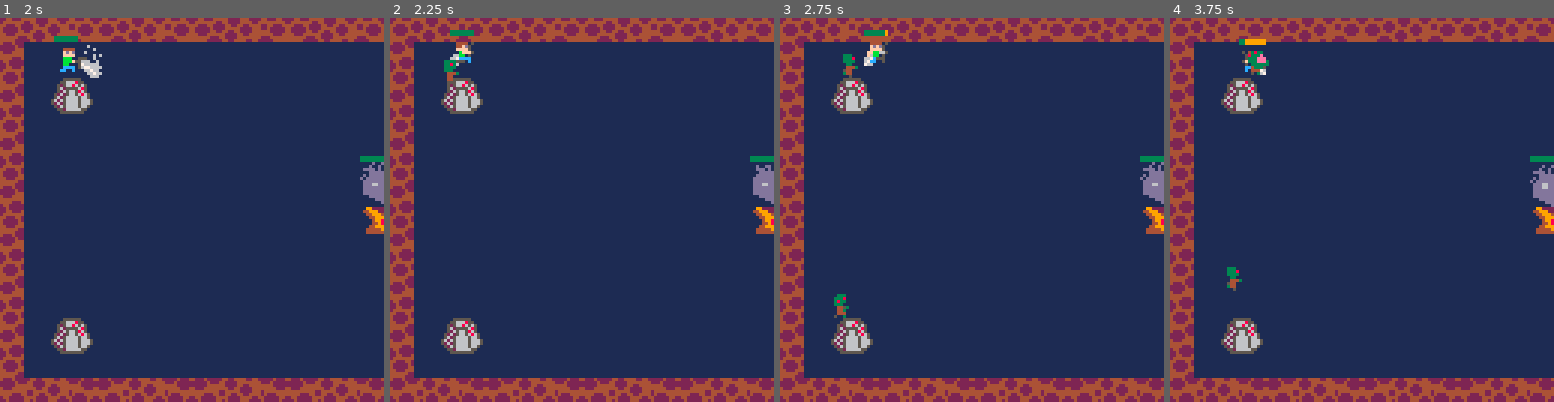
Above: before the commit, frames 1-4 (left to right).
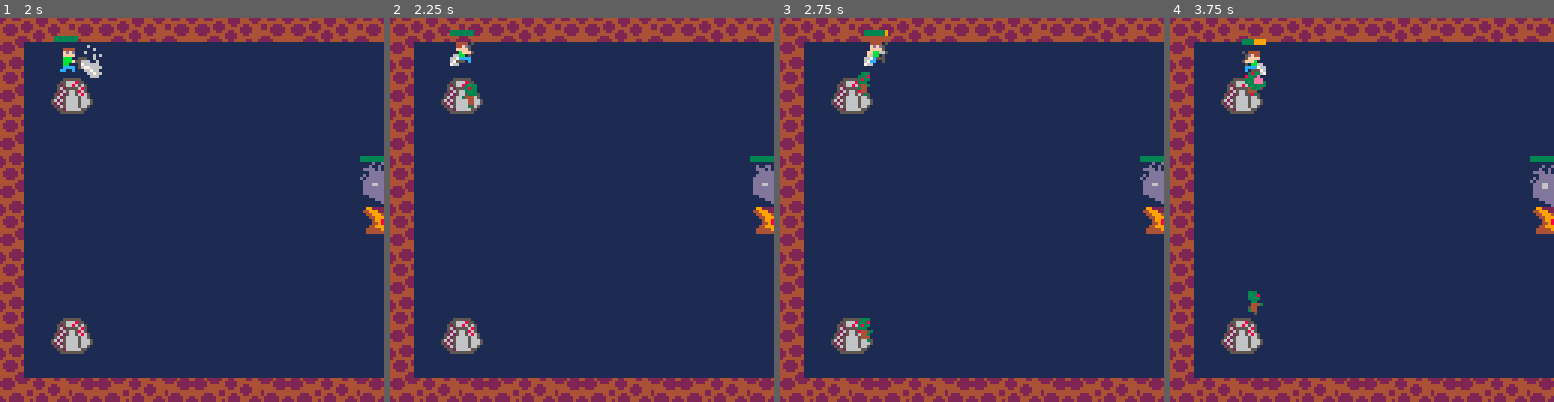
Above: after the commit, the same moments.

Repository: Rombusevil/ld44-ghost-avenger
Game: PICO-8 cartridge ld44.p8
The game is run twice, just before and just after one commit, with the same random seed, the same clock (stepped at 60 frames per second) and the same inputs.
Inputs (mouse positions are in pixels of both pictures, inside the frame that each line leads up to):
- Up to frame 1 (2 s): tap X (X key) at 0.33, 1.07, 1.85 s; click (280, 121) at 0.67 s; tap O (Z key) at 0.7, 1.7 s; click (46, 267) at 1.22 s; hold Right from 1.6 s (still down); click (107, 114) at 1.77 s
- Up to frame 2 (2.25 s): release Right at 2.1 s; tap O (Z key) at 2.1 s; hold Up from 2.15 s (still down)
- Up to frame 3 (2.75 s): click (952, 259) at 2.32 s; release Up at 2.42 s; hold Right from 2.47 s (still down); tap O (Z key) at 2.5 s
- Up to frame 4 (3.75 s): click (1404, 106) at 2.87 s; tap O (Z key) at 2.9, 3.3, 3.7 s; tap X (X key) at 2.97 s; release Right at 3.03 s; hold Left 3.08-3.58 s; click (1465, 256) at 3.42 s; hold Down from 3.63 s (still down)

Frame 1 is identical in both runs. In frame 2, 0.3% of the frame differs, in the area x 14-23%, y 10-24%; in frame 3, 0.6%; in frame 4, 0.8%, in the area x 14-26%, y 5-78%.

Commit message:
Bugfix on distance vector normalization

Diff:
--- a/game_state.lua
+++ b/game_state.lua
@@ -200,12 +200,15 @@
             -- zombie center
             local cx=e.x+4
             local cy=e.y+4
-
-            local dy=cy-(h.y+4)
-            local dx=cx-(h.x+4)
+            --
+            local dy=abs(cy-(h.y+4))
+            local dx=abs(cx-(h.x+4))
+            local m=max(dy,dx)  dy=dy/m  dx=dx/m
             local hd=abs(sqrt((dy*dy)+(dx*dx)))  -- hero distance
+
             dy=cy-(g.y+16)
             dx=cx-(g.x+8)
+            m=max(dy,dx)  dy=dy/m  dx=dx/m
             local gd=abs(sqrt((dy*dy)+(dx*dx)))  -- ghost distance
 
             -- target: hero or ghost?
@@ -213,7 +216,7 @@
             local d=hd  -- distance to target
             local tx=h.x+4
             local ty=h.y+4
-            if hd > gd then
+            if hd > gd or (h.x< 64 and e.x > 128)then
                 t=g  d=gd
                 tx=g.x+8  ty=g.y+16
             end
@@ -225,7 +228,7 @@
                 e:set_anim(1) -- walk
             end
 
-            if d <= 5 then
+            if abs(e.x-tx)<=7 and abs(e.y-ty)<=7 then
                 e.arr=true    -- arrived
                 e:set_anim(3) -- attack
                 t:hurt(e.dmg)
@@ -252,11 +255,6 @@
             end
         end
 
-        -- e._draw=e.draw
-        -- function e:draw()
-        --     e:_draw()    -- ghost
-        -- end
-
         return e
     end
 
@@ -282,14 +280,12 @@
             e.tick+=0.1
             if e.tick > fq then
                 if e.f == 0 then
-                    local z=zombie(x,y,h,g) add(updas,z) add(draws,z)
+                    local z=zombie(x+8,y+8,h,g) add(updas,z) add(draws,z)
                 end
 
                 e.f=1
-
                 if e.tick > e.co then
                     e.tick=0
-                    --e.f=0 TODO: DEBUG
                 end
             end
         end
--- a/ld44.p8
+++ b/ld44.p8
@@ -447,17 +447,19 @@
             local s=0.3
             local cx=e.x+4
             local cy=e.y+4
-            local dy=cy-(h.y+4)
-            local dx=cx-(h.x+4)
+            local dy=abs(cy-(h.y+4))
+            local dx=abs(cx-(h.x+4))
+            local m=max(dy,dx)  dy=dy/m  dx=dx/m
             local hd=abs(sqrt((dy*dy)+(dx*dx)))
             dy=cy-(g.y+16)
             dx=cx-(g.x+8)
+            m=max(dy,dx)  dy=dy/m  dx=dx/m
             local gd=abs(sqrt((dy*dy)+(dx*dx)))
             local t=h
             local d=hd
             local tx=h.x+4
             local ty=h.y+4
-            if hd > gd then
+            if hd > gd or (h.x< 64 and e.x > 128)then
                 t=g  d=gd
                 tx=g.x+8  ty=g.y+16
             end
@@ -466,7 +468,7 @@
                 e.tick=0  e.arr=false
                 e:set_anim(1)
             end
-            if d <= 5 then
+            if abs(e.x-tx)<=7 and abs(e.y-ty)<=7 then
                 e.arr=true
                 e:set_anim(3)
                 t:hurt(e.dmg)
@@ -505,7 +507,7 @@
             e.tick+=0.1
             if e.tick > fq then
                 if e.f == 0 then
-                    local z=zombie(x,y,h,g) add(updas,z) add(draws,z)
+                    local z=zombie(x+8,y+8,h,g) add(updas,z) add(draws,z)
                 end
                 e.f=1
                 if e.tick > e.co then
